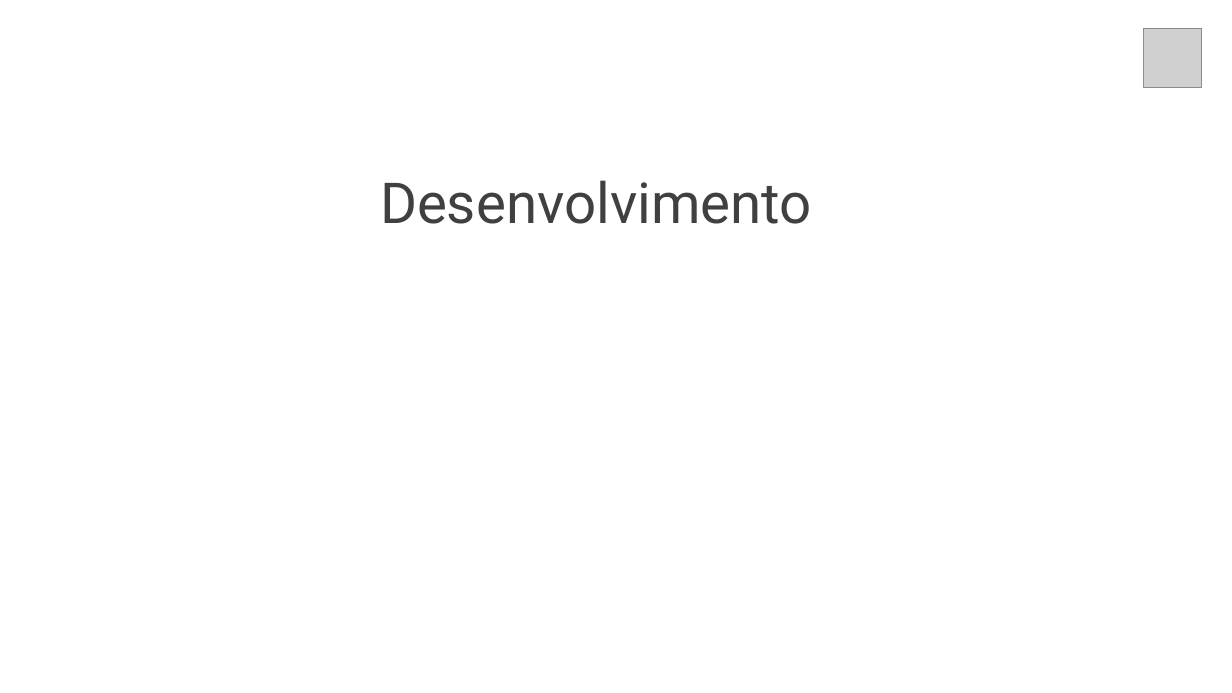
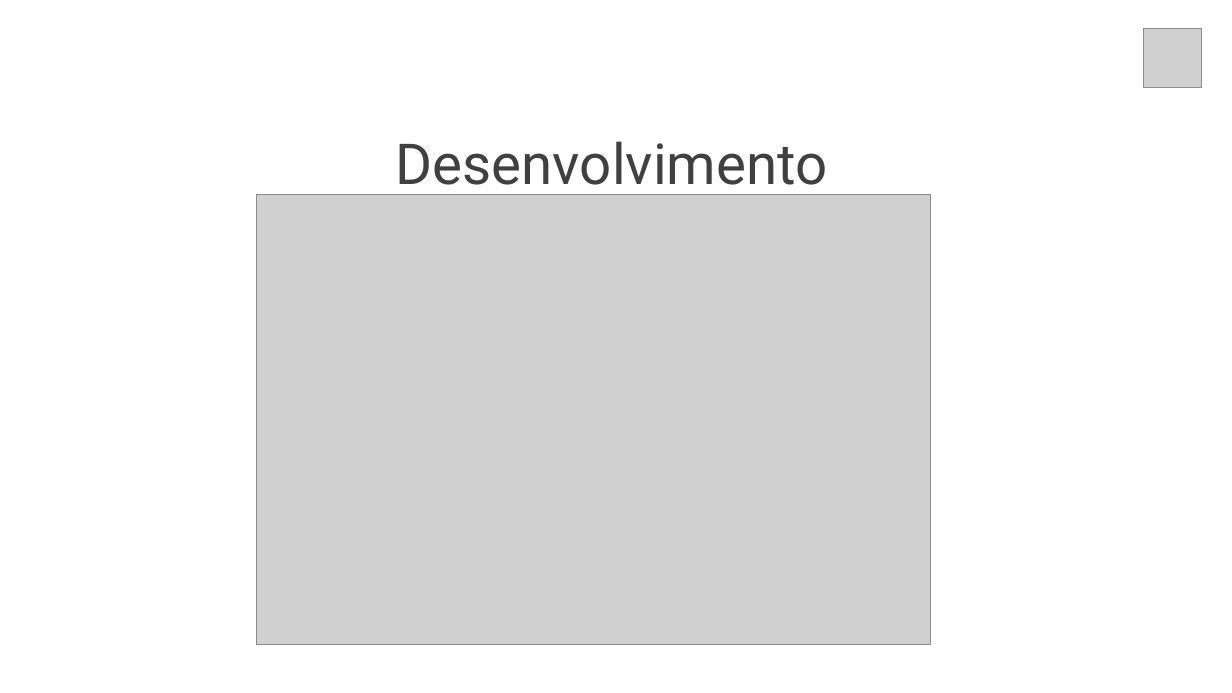
Before and after one commit to gui-ss/projeto-bandtec, a slide deck: slide 18 of documentacao/chameleon.pptx (slide 17 before the commit). Drawn at 1232x693 pixels with LibreOffice and Linux fonts; fonts in the diff are those of the drawing; grey boxes stand for pictures. Boxes give left, top, right and bottom in pixels: in the first picture for what was removed or moved away, otherwise in the second. Text is boxed around its words. In the diff, an @@ line names an element or a change of style, - is before the commit and + after.

```diff
--- a/documentacao/chameleon.pptx
+++ b/documentacao/chameleon.pptx
@@ title "Desenvolvimento" rewrapped from (380,180,812,224) to (396,141,828,197) @@
@@ picture added at (256,194,931,644) @@
```
Also in this commit, not shown: 12 other slides changed, 5 slides added, 1 slide removed, 5 other files.
